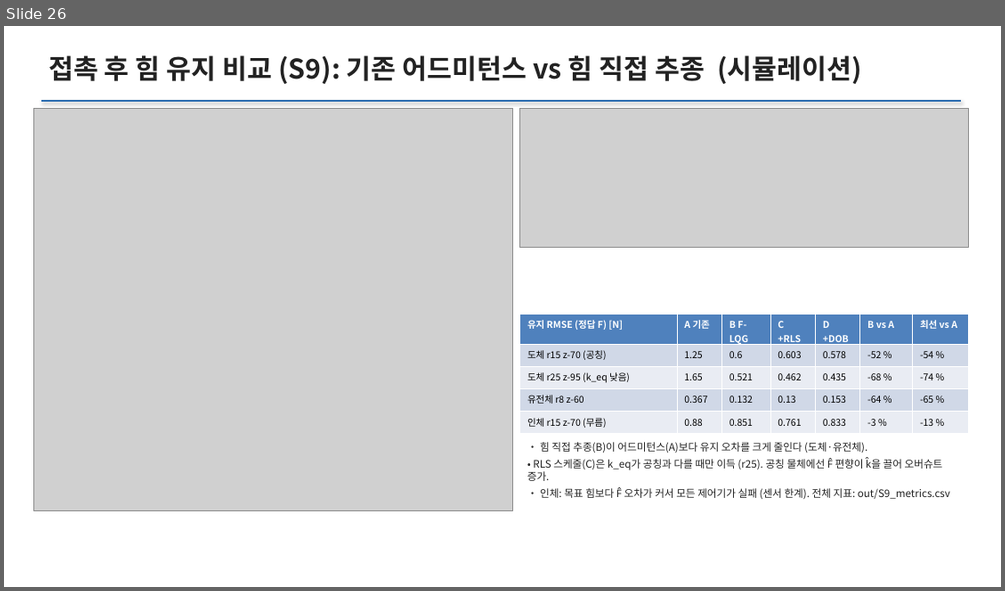
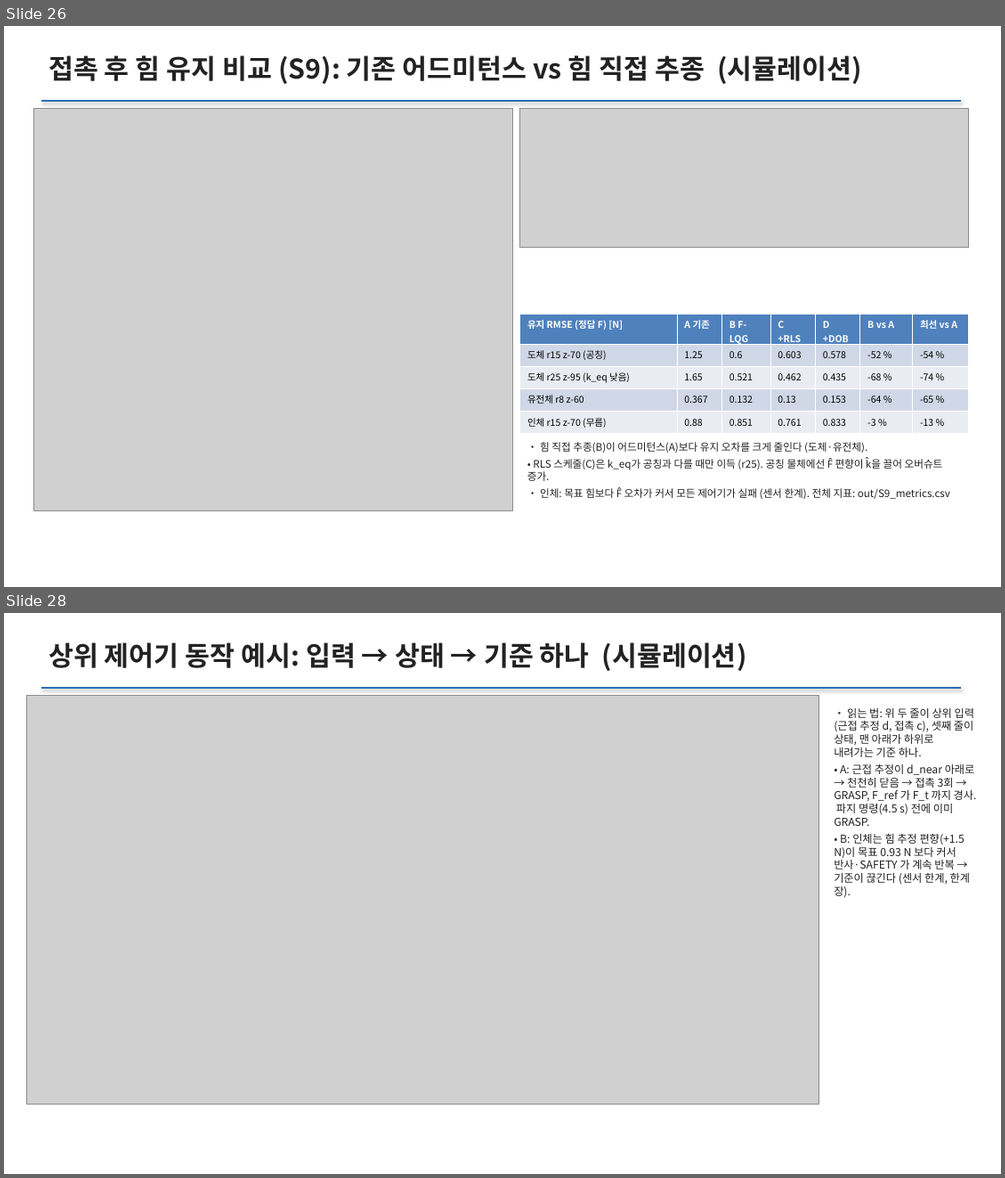
Before and after one commit to HeejunMoon53/MultimodalSensor, a slide deck: Hardware/로봇제어프로젝트/MEC799_Project_PneuNet.pptx. Shown one above the other, each under a label of ours: slide 26 before the commit, slides 26 and 28 after it; the slides between them are not shown. The pictures are 1005x591 and 1005x1178 pixels, drawn with LibreOffice and Linux fonts; fonts in the diff are those of the drawing; grey boxes stand for pictures. Boxes give left, top, right and bottom in pixels: in the first picture for what was removed or moved away, otherwise in the second. Text is boxed around its words. In the diff, an @@ line names an element or a change of style, - is before the commit and + after.

```diff
--- a/Hardware/로봇제어프로젝트/MEC799_Project_PneuNet.pptx
+++ b/Hardware/로봇제어프로젝트/MEC799_Project_PneuNet.pptx
@@ slide 28 added at <box>4,613,1001,1174</box>, background #FFFFFF @@
@@ text added at <box>48,642,747,671</box>, 26 pt, text #222222, bold @@
+상위 제어기 동작 예시: 입력 → 상태 → 기준 하나 (시뮬레이션)
@@ line added from (41, 688) to (961, 688), #2B6CB0 1.5 pt @@
@@ picture added at <box>26,695,819,1104</box> @@
@@ text added at <box>833,708,977,897</box>, 10.5 pt, text #222222 @@
+• 읽는 법: 위 두 줄이 상위 입력(근접 추정 d, 접촉 c), 셋째 줄이 상태, 맨 아래가 하위로 내려가는 기준 하나.
+• A: 근접 추정이 d_near 아래로 → 천천히 닫음 → 접촉 3회 → GRASP, F_ref 가 F_t 까지 경사. 파지 명령(4.5 s) 전에 이미 GRASP.
+• B: 인체는 힘 추정 편향(+1.5 N)이 목표 0.93 N 보다 커서 반사·SAFETY 가 계속 반복 → 기준이 끊긴다 (센서 한계, 한계 장).
```
Also in this commit, not shown: 3 slides changed, 2 other slides added, 42 other files.
